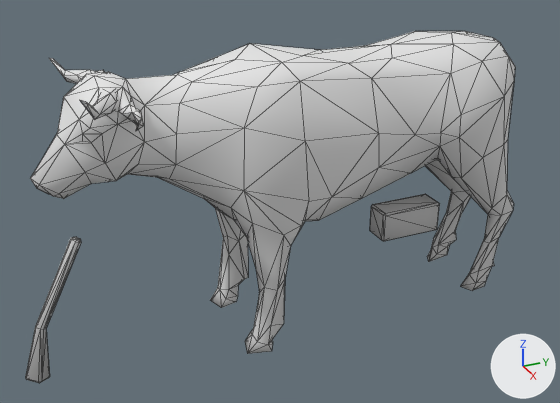
Two versions of the glTF model assets/models/serengeti/animals/wildebeest.glb, one commit apart.
One viewpoint serves both versions: a 50 mm camera at (3.07, -1.47, 2.17) aimed at (0.01, -0.1, 0.64). The axes (+X, +Y, +Z) are drawn at lower right. The lights are the same throughout. The older version comes first. Mesh edges are drawn as thin lines. Vertices at exactly the same position are counted once.

Before the edit, the objects in view are built like this:
```python
me_cube = bpy.data.meshes.new('Cube')
me_cube.from_pydata(...)  # 449 vertices, 868 faces; spans x -0.38..0.38, y -1.35..1.2, z 0.0..1.36
me_cube.materials.append(mat_paletteatlas)
ob_wildebeest = bpy.data.objects.new('Wildebeest', me_cube)
ob_wildebeest.location = (0.0, 0.0, 0.0)
```
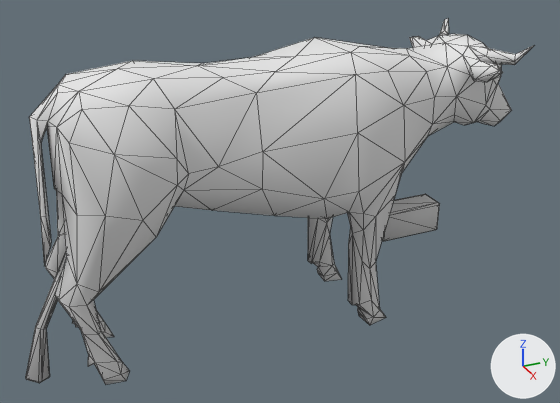
Where the change shows, as pixel boxes [x1, y1, x2, y2] in the pictures (560 x 403 px; the box of a moved part takes in the faces that stretch with it):
'Wildebeest', reshaped: before [25, 31, 515, 383]; after [25, 19, 533, 385]
part 1 of me_cube, moved or reshaped: before [30, 31, 515, 354]; after [29, 34, 511, 385]
part 2 of me_cube, moved or reshaped: before [80, 88, 119, 120]; after [439, 19, 449, 36]
part 3 of me_cube, moved or reshaped: before [49, 58, 100, 84]; after [473, 46, 533, 65]

The change, as a list of edits to the scene's bpy script:
```text
Change me_cube:
    where me_cube.from_pydata(...)  # 449 vertices, 868 faces; spans x -0.38..0.38, y -1.35..1.2, z 0.0..1.36
    used by ob_wildebeest; location = (0.0, 0.0, 0.0)
    me_cube part 1: the loose piece of 337 vertices spanning x -0.38..0.38, y -1.2..1.2, z 0.0..1.36 is turned 180 degrees about the z axis through its middle
    me_cube part 2: the loose piece of 16 vertices spanning x 0.09..0.34, y -1.03..-0.82, z 1.23..1.35 is turned 180 degrees about the z axis through the mesh origin
    me_cube part 3: the loose piece of 16 vertices spanning x -0.34..-0.09, y -1.03..-0.82, z 1.23..1.35 is turned 180 degrees about the z axis through the mesh origin
```
